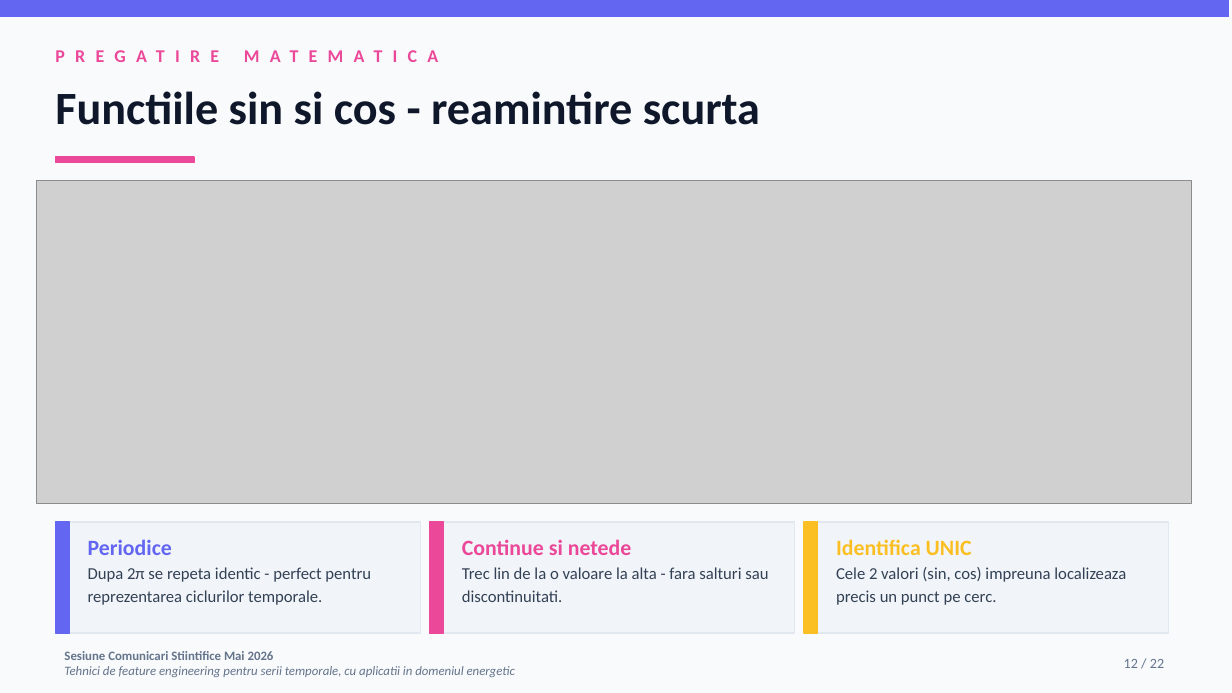
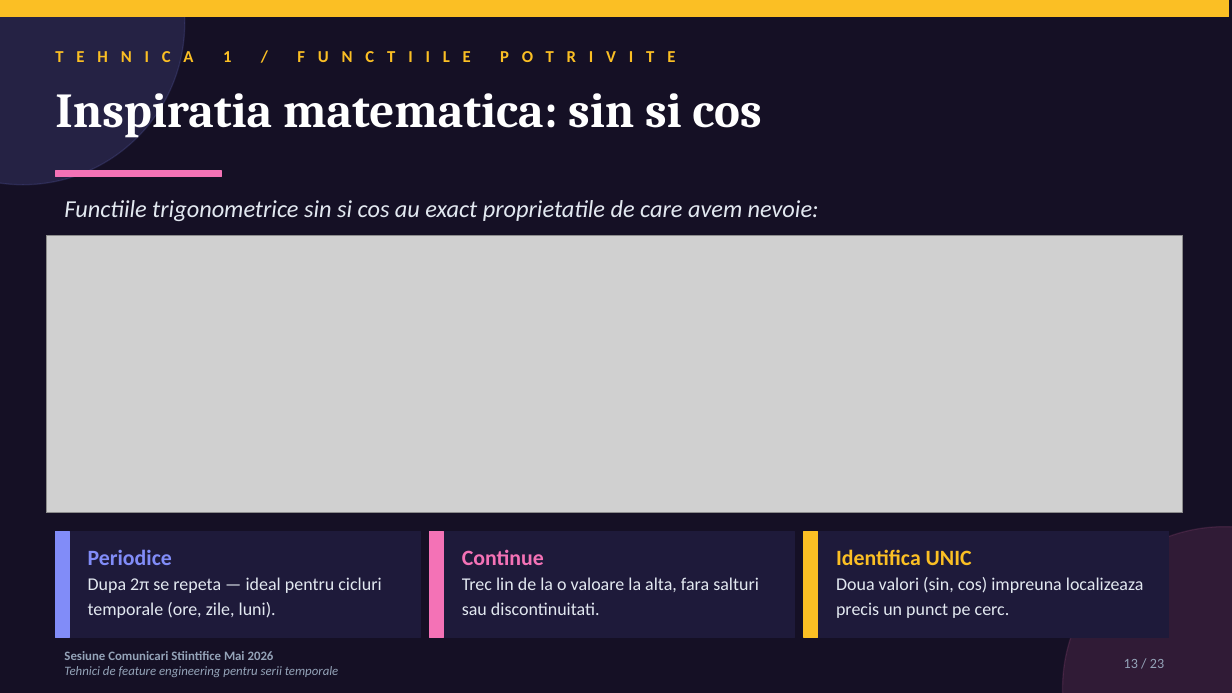
Before and after one commit to diana-nenu/Disertatie_AI_Platform, a slide deck: slide 13 of docs/SCSS/SCSS_FeatureEngineering_Diana_Nenu.pptx (slide 12 before the commit). Drawn at 1232x693 pixels with LibreOffice and Linux fonts; fonts in the diff are those of the drawing; grey boxes stand for pictures. Boxes give left, top, right and bottom in pixels: in the first picture for what was removed or moved away, otherwise in the second. Text is boxed around its words. In the diff, an @@ line names an element or a change of style, - is before the commit and + after.

Commit message:
SCSS pptx V3: tema dark gamma-style, povesti per tehnica, fara animatii click
Refactorizare totala conform feedback-ului:

Tema noua 'Modern Dark Gamma-style':
* Fundal indigo deep #151025 pe TOATE slide-urile (consistenta vizuala)
* Carduri cu fundal panel #1E1A3A
* Tipografie serif Cambria pentru titluri (mai eleganta)
* Calibri pentru body cu text 17-22pt (mai mare)
* Accenturi: indigo bright #818CF8, pink #F472B6, amber #FBBF24
* Forme decorative ovale cu transparency in colturi

Structura noua (23 slide-uri):
* Slide 1-10: pastrate de la V2 (context, 3 seturi date, problema, overview)
* Slide 11-15: TEHNICA 1 (encoding ciclic) ca poveste in 5 acte
  - 11: Intro - cum invata un model timpul (idea naiva vs realitate)
  - 12: Impactul problemei (figura comparativa)
  - 13: Inspiratia matematica (sin si cos basics)
  - 14: Solutia - formula + pasi de aplicare + GIF cerc
  - 15: Impactul tehnicii (3 carduri)
* Slide 16-19: TEHNICA 2 (lag features) ca poveste in 4 acte
  - 16: Intro - autoregresivitate intuitie
  - 17: Matematica AR(1) - formula + interpretare phi
  - 18: Aplicarea - cod + semantica fiecarui lag + descoperirea 90%
  - 19: Vizualizare GIF + concluzia
* Slide 20-22: TEHNICA 3 (rolling) ca poveste in 3 acte
  - 20: Intro - limitarea lag-ului (scenariu problematic vs robust)
  - 21: Rolling mean si std (doua carduri)
  - 22: Capcana shift(1) - GIF + greseala vs solutia
* Slide 23: Concluzii + Multumesc INTEGRATE (NU mai exista slide separat
  'Astept intrebarile')

Modificari de comportament:
* Animatiile pe click SCOASE complet
* Tranzitiile FADE intre slide-uri pastrate
* GIF-urile animate pastrate (cerc ore, AR, shift1)
* Text mult mai mare peste tot (titluri 38pt, body 16-18pt, formule 22pt+)

```diff
--- a/docs/SCSS/SCSS_FeatureEngineering_Diana_Nenu.pptx
+++ b/docs/SCSS/SCSS_FeatureEngineering_Diana_Nenu.pptx
@@ background #F8FAFC to #151025 @@
@@ rectangle at (x1=0, y1=0, x2=1229, y2=17): fill #6366F1 to #FBBF24; outline #6366F1 1 pt to #FBBF24 1 pt @@
@@ ellipse added at (x1=0, y1=0, x2=185, y2=185), fill #818CF8 at 15% opacity, outline #818CF8 1 pt @@
@@ text at (x1=64, y1=51, x2=231, y2=217): text changed; size 14 to 13 pt; text colour #EC4899 to #FBBF24 @@
-PREGATIRE MATEMATICA
+TEHNICA 1 / FUNCTIILE POTRIVITE
@@ text at (x1=55, y1=93, x2=761, y2=137): text changed; size 36 to 38 pt; font Calibri to Cambria; text colour #0F172A to #FFFFFF @@
-Functiile sin si cos - reamintire scurta
+Inspiratia matematica: sin si cos
@@ rectangle at (x1=55, y1=171, x2=222, y2=177): fill #EC4899 to #F472B6; outline #EC4899 1 pt to #F472B6 1 pt @@
@@ rectangle resized from (x1=55, y1=157, x2=194, y2=163) to (x1=55, y1=171, x2=222, y2=177) @@
@@ text added at (x1=152, y1=200, x2=819, y2=221), 19 pt, text #E2E8F0, italic @@
+Functiile trigonometrice sin si cos au exact proprietatile de care avem nevoie:
@@ picture resized from (x1=37, y1=180, x2=1192, y2=504) to (x1=46, y1=236, x2=1183, y2=513) @@
@@ rectangle resized from (x1=55, y1=522, x2=421, y2=633) to (x1=55, y1=531, x2=421, y2=638) @@
@@ rectangle resized from (x1=55, y1=522, x2=69, y2=633) to (x1=55, y1=531, x2=69, y2=638) @@
@@ rectangle at (x1=55, y1=531, x2=69, y2=638): fill #6366F1 to #818CF8; outline #6366F1 1 pt to #818CF8 1 pt @@
@@ rectangle resized from (x1=430, y1=522, x2=795, y2=633) to (x1=430, y1=531, x2=795, y2=638) @@
@@ rectangle resized from (x1=430, y1=522, x2=444, y2=633) to (x1=430, y1=531, x2=444, y2=638) @@
@@ rectangle at (x1=430, y1=531, x2=444, y2=638): fill #EC4899 to #F472B6; outline #EC4899 1 pt to #F472B6 1 pt @@
@@ rectangle resized from (x1=804, y1=522, x2=818, y2=633) to (x1=804, y1=531, x2=818, y2=638) @@
@@ fill #F1F5F9 to #1E1A3A; outline #E2E8F0 1 pt to #1E1A3A 1 pt in 3 elements at (x1=55, y1=531, x2=421, y2=638), (x1=430, y1=531, x2=795, y2=638), (x1=804, y1=531, x2=1169, y2=638) @@
@@ rectangle resized from (x1=804, y1=522, x2=1169, y2=633) to (x1=804, y1=531, x2=1169, y2=638) @@
@@ ellipse added at (x1=1063, y1=527, x2=1232, y2=693), fill #F472B6 at 12% opacity, outline #F472B6 1 pt @@
@@ text at (x1=88, y1=549, x2=381, y2=618): text changed; size 13 to 14 pt; text colour #334155 to #E2E8F0 @@
-Periodice
-Dupa 2π se repeta identic - perfect pentru reprezentarea ciclurilor temporale.
+Periodice
+Dupa 2π se repeta — ideal pentru cicluri temporale (ore, zile, luni).
@@ text at (x1=462, y1=549, x2=759, y2=615): text changed; size 13 to 14 pt; text colour #334155 to #E2E8F0 @@
-Continue si netede
-Trec lin de la o valoare la alta - fara salturi sau discontinuitati.
+Continue
+Trec lin de la o valoare la alta, fara salturi sau discontinuitati.
@@ text at (x1=836, y1=549, x2=1144, y2=618): text changed; size 13 to 14 pt; text colour #334155 to #E2E8F0 @@
-Identifica UNIC
-Cele 2 valori (sin, cos) impreuna localizeaza precis un punct pe cerc.
+Identifica UNIC
+Doua valori (sin, cos) impreuna localizeaza precis un punct pe cerc.
@@ text at (x1=64, y1=651, x2=274, y2=660): text colour #64748B to #94A3B8 in "Sesiune Comunicari Stiintifice Mai 2026" @@
@@ text at (x1=1124, y1=659, x2=1164, y2=668): text changed; text colour #64748B to #94A3B8 @@
-12 / 22
+13 / 23
@@ text at (x1=64, y1=666, x2=338, y2=677): text changed; text colour #64748B to #94A3B8 @@
-Tehnici de feature engineering pentru serii temporale, cu aplicatii in domeniul energetic
+Tehnici de feature engineering pentru serii temporale
```
Also in this commit, not shown: 13 other slides changed, 9 slides added, 8 slides removed.
